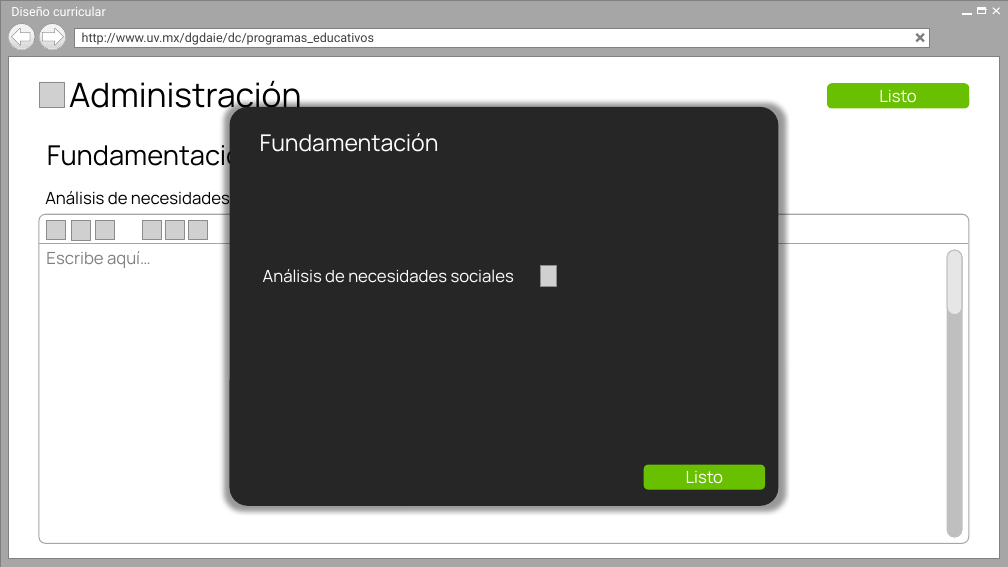
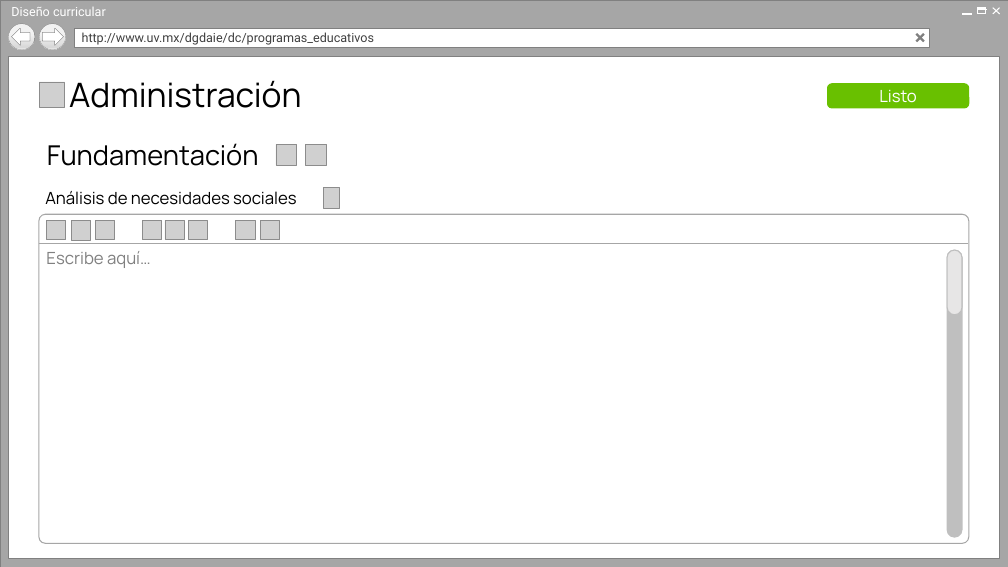
Before and after one commit to Senzho/DISENO_CURRICULAR_SS_05_2019, a slide deck: slide 21 of Diseño/Prototipos V2.pptx. Drawn at 1008x567 pixels with LibreOffice and Linux fonts; fonts in the diff are those of the drawing; grey boxes stand for pictures; background and template pictures are left out. Boxes give left, top, right and bottom in pixels: in the first picture for what was removed or moved away, otherwise in the second. Text is boxed around its words. In the diff, an @@ line names an element or a change of style, - is before the commit and + after.

Commit message:
Fundamentación
1. Prototipo de fundamentación terminado.
2. Enlaces en diagramas de casos de uso.

```diff
--- a/Diseño/Prototipos V2.pptx
+++ b/Diseño/Prototipos V2.pptx
@@ rounded rectangle removed at (x1=230, y1=107, x2=778, y2=505) @@
@@ text removed at (x1=260, y1=133, x2=439, y2=152) @@
-Fundamentación
@@ picture added at (x1=276, y1=144, x2=297, y2=166) @@
@@ picture added at (x1=306, y1=144, x2=327, y2=166) @@
@@ picture moved from (x1=541, y1=265, x2=557, y2=287) to (x1=323, y1=188, x2=340, y2=209) @@
@@ picture added at (x1=236, y1=220, x2=256, y2=240) @@
@@ picture added at (x1=260, y1=220, x2=280, y2=240) @@
@@ text removed at (x1=263, y1=269, x2=514, y2=283) @@
-Análisis de necesidades sociales
@@ rounded rectangle removed at (x1=644, y1=465, x2=765, y2=489) @@
@@ text removed at (x1=686, y1=471, x2=724, y2=484) @@
-Listo
```
Also in this commit, not shown: 1 other slide changed, 1 slide added, 1 other file.
